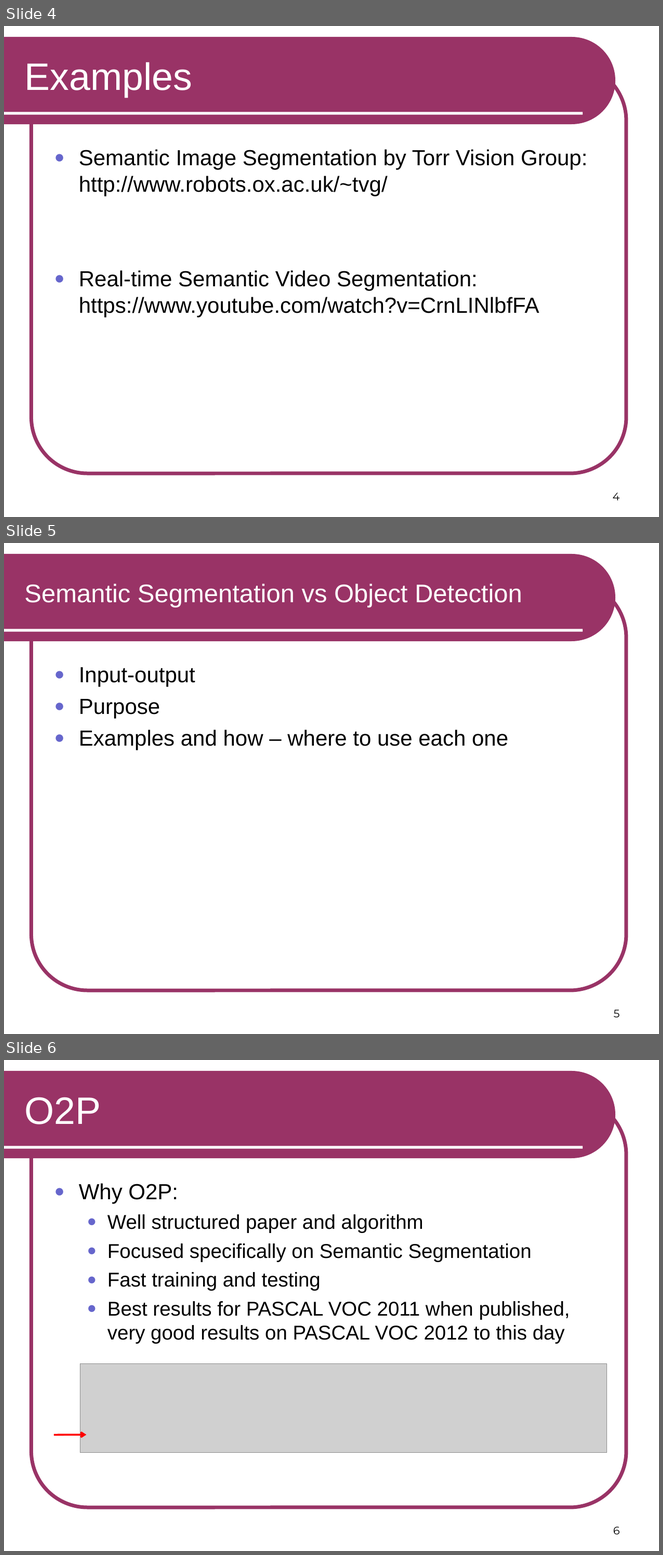
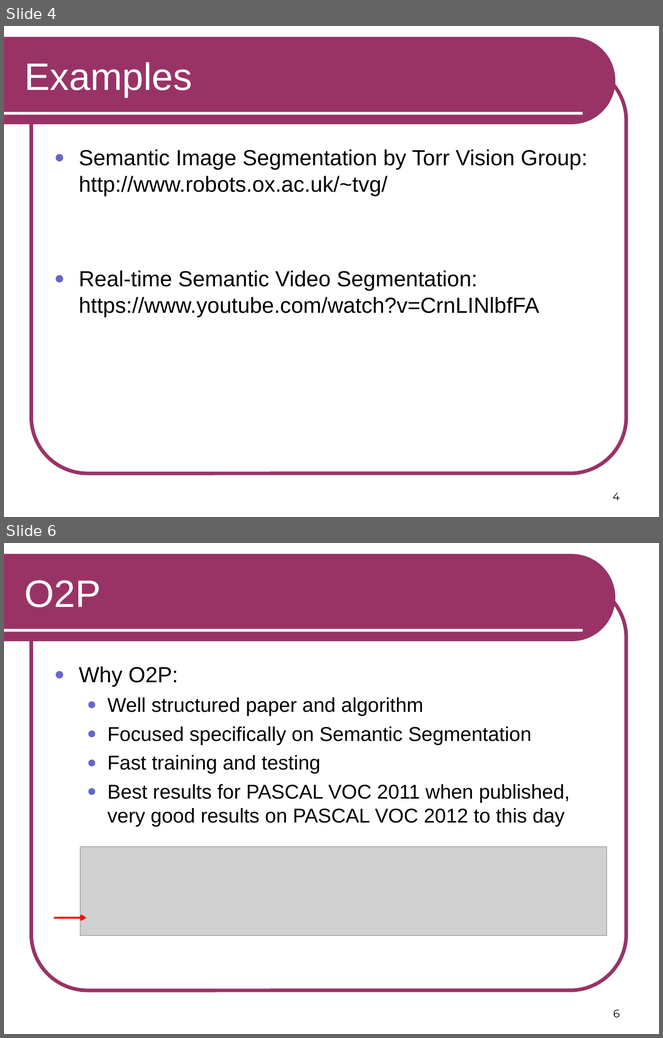
Before and after one commit to RSIP/SSI-SemanticSegmentation, a slide deck: template_slides.ppt. Shown one above the other, each under a label of ours: slides 4, 5 and 6 before the commit, slides 4 and 6 after it; the slides between them are not shown. The pictures are 663x1555 and 663x1038 pixels, drawn with LibreOffice and Linux fonts; fonts in the diff are those of the drawing; grey boxes stand for pictures. Boxes give left, top, right and bottom in pixels: in the first picture for what was removed or moved away, otherwise in the second. Text is boxed around its words. In the diff, an @@ line names an element or a change of style, - is before the commit and + after.

```diff
--- a/template_slides.ppt
+++ b/template_slides.ppt
@@ slide 5 removed at [4,543,659,1034], background #FFFFFF; not listed: 3 template elements that a slide beside it also shows @@
@@ title removed at [24,584,522,607] @@
-Semantic Segmentation vs Object Detection
@@ text removed at [79,667,508,750] @@
-● Input-output
-● Purpose
-● Examples and how – where to use each one
@@ page number removed at [614,1010,620,1018] @@
-5
```
Also in this commit, not shown: 5 slides added, 1 other slide removed.
